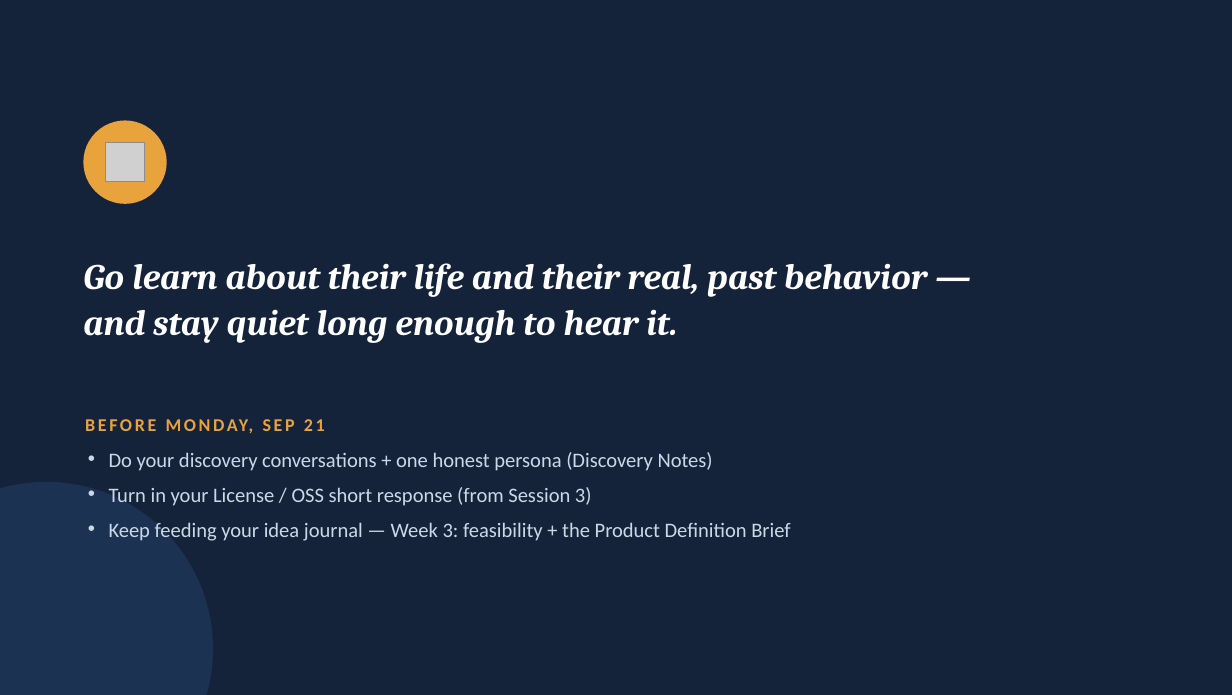
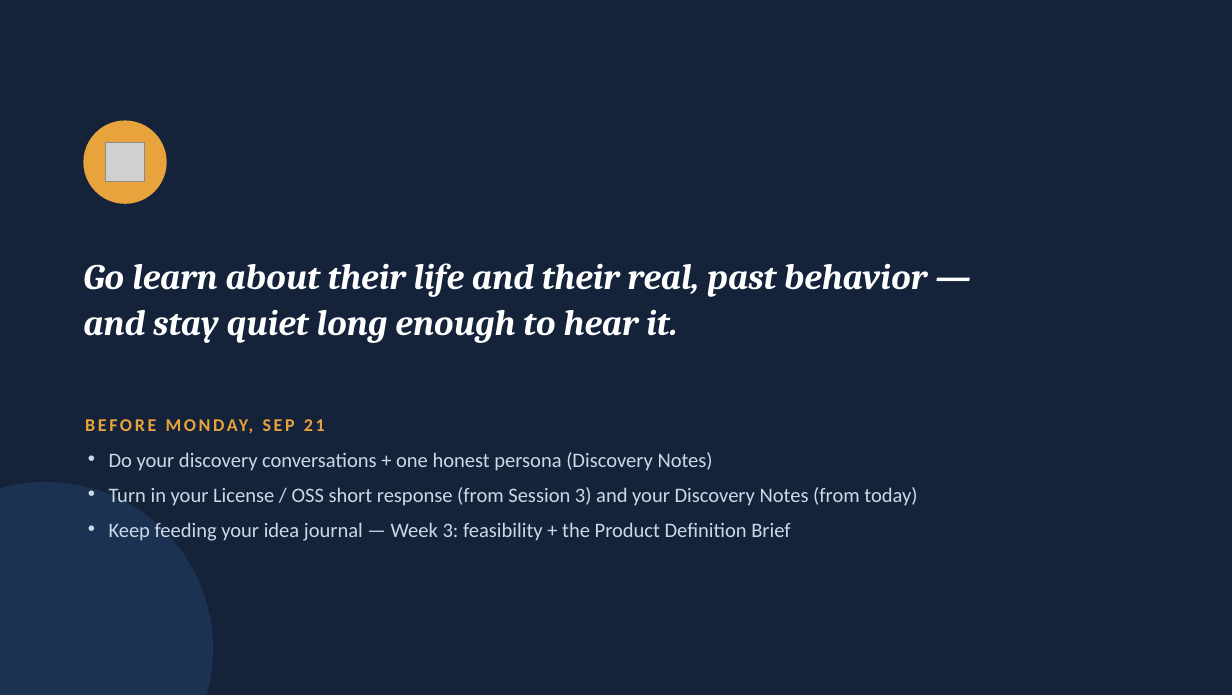
Before and after one commit to BYU-CS-Course-Ops/CS380, a slide deck: slide 15 of canvas_material/lectures/powerpoint/Session04-Discovery.pptx. Drawn at 1232x695 pixels with LibreOffice and Linux fonts; fonts in the diff are those of the drawing; grey boxes stand for pictures. Boxes give left, top, right and bottom in pixels: in the first picture for what was removed or moved away, otherwise in the second. Text is boxed around its words. In the diff, an @@ line names an element or a change of style, - is before the commit and + after.

```diff
--- a/canvas_material/lectures/powerpoint/Session04-Discovery.pptx
+++ b/canvas_material/lectures/powerpoint/Session04-Discovery.pptx
@@ text at [109, 487, 917, 506]: text changed @@
-• Turn in your License / OSS short response (from Session 3)
+• Turn in your License / OSS short response (from Session 3) and your Discovery Notes (from today)
```
Also in this commit, not shown: 27 other files.
